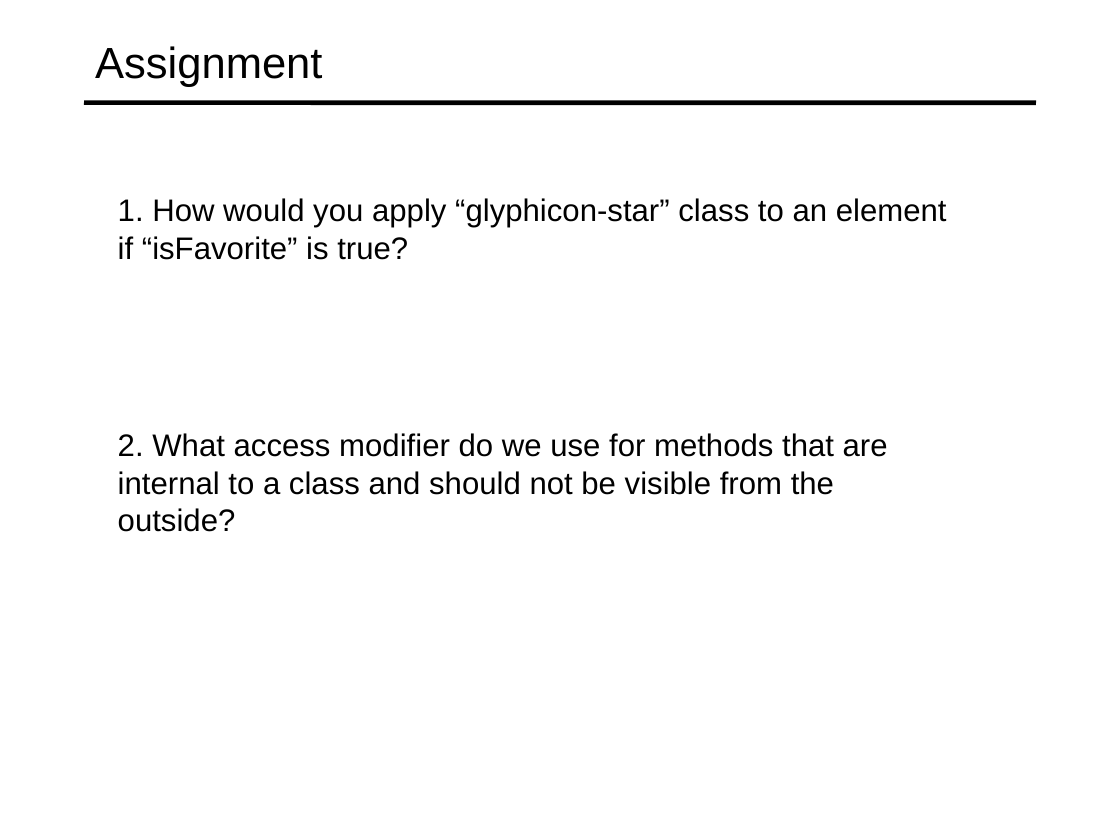
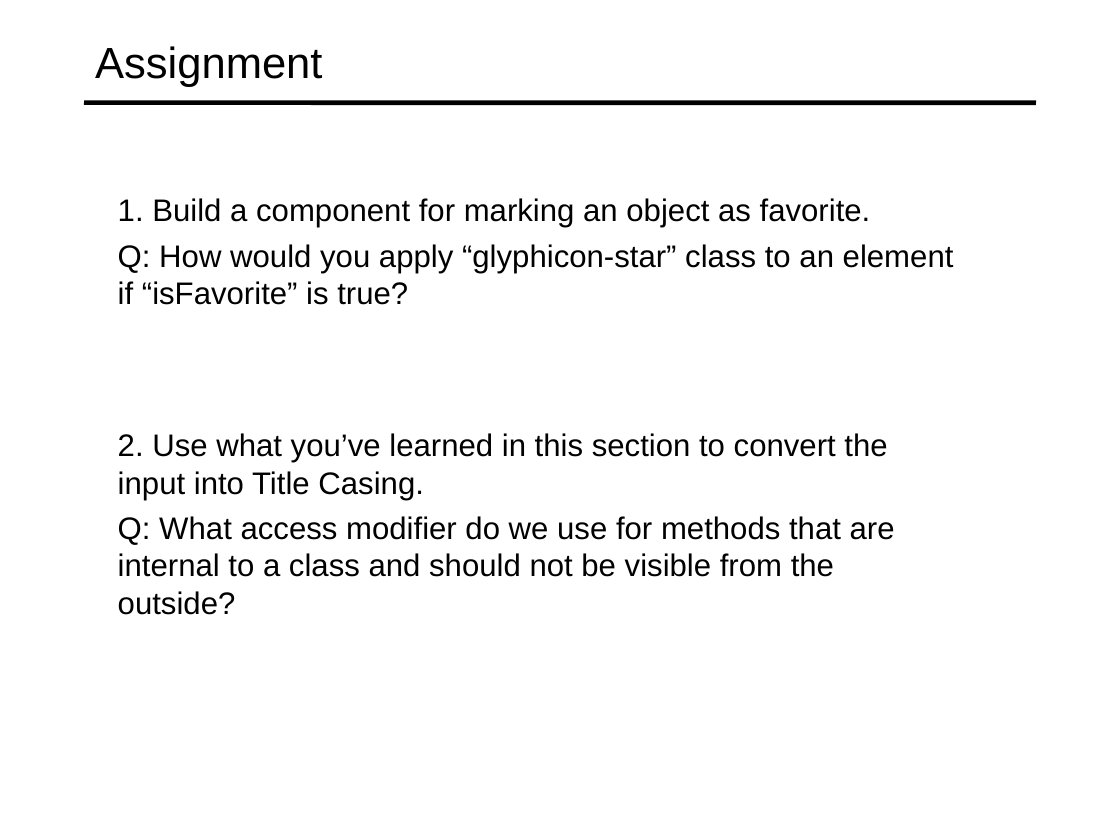
Before and after one commit to specter01wj/Jago_Link_Training, a slide deck: slide 17 of Angular/Angular12/Angular Advanced Course/Essentials/2.Displaying Data and Handling Events/L2_Displaying Data and Handling Events.ppt. Drawn at 1120x840 pixels with LibreOffice and Linux fonts; fonts in the diff are those of the drawing. Boxes give left, top, right and bottom in pixels: in the first picture for what was removed or moved away, otherwise in the second. Text is boxed around its words. In the diff, an @@ line names an element or a change of style, - is before the commit and + after.

```diff
--- a/Angular/Angular12/Angular Advanced Course/Essentials/2.Displaying Data and Handling Events/L2_Displaying Data and Handling Events.ppt
+++ b/Angular/Angular12/Angular Advanced Course/Essentials/2.Displaying Data and Handling Events/L2_Displaying Data and Handling Events.ppt
@@ text at (x1=118, y1=198, x2=954, y2=305): text changed @@
-  1. How would you apply “glyphicon-star” class to an element if “isFavorite” is true?
+  1. Build a component for marking an object as favorite.
+  Q: How would you apply “glyphicon-star” class to an element if “isFavorite” is true?
@@ text at (x1=118, y1=433, x2=895, y2=615): text changed @@
-  2. What access modifier do we use for methods that are internal to a class and should not be visible from the outside?
+  2. Use what you’ve learned in this section to convert the input into Title Casing.
+  Q: What access modifier do we use for methods that are internal to a class and should not be visible from the outside?
```
Also in this commit, not shown: 6 other files.
